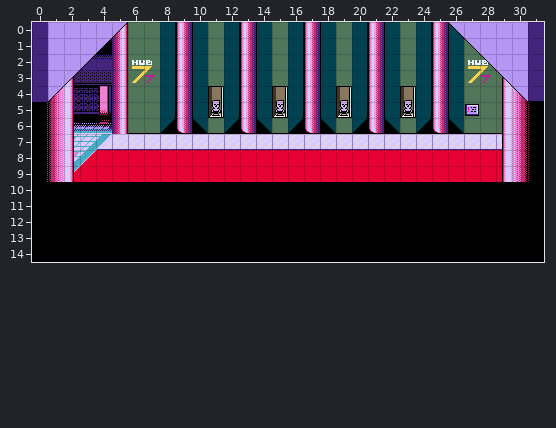
Tiled map: Assets/Maps/Mall-B9.tmx. Above, as it was before the edit.
Cells are 16x16 px. Shown: x 0..31, y 0..14.
Now the later version:
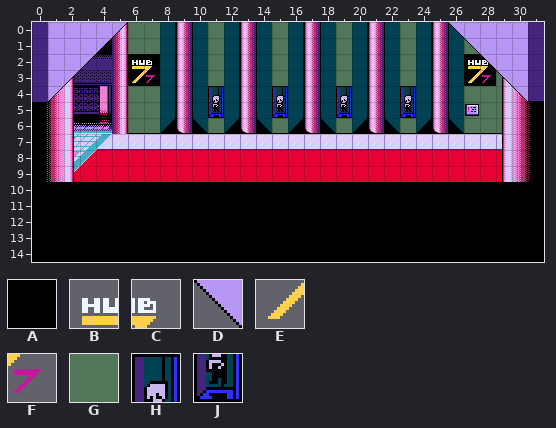
Key: from "mall-tiles": A 128, B 301, C 302, D 309, E 317, F 318, G 325, H 391, J 407.
_ is an empty cell, # one hidden under a higher layer.
Tiles of an added or newly shown layer are drawn over the layers below it.
Commit: Added mall scene; extended camera movement script
Difference:
Layer "Shadows":
y 2..3: x 27..28 GG -> __
Layer "Wall":
y 2: x 6..7 GG -> ##; x 27..28 BC -> ##
y 3: x 6..7 GG -> ##; x 27..28 EF -> ##
Layer "Event Wall" (added):
y 4: x 11 _ -> H; x 15 _ -> H; x 19 _ -> H; x 23 _ -> H
y 5: x 11 _ -> J; x 15 _ -> J; x 19 _ -> J; x 23 _ -> J
Layer "Wall 2":
y 2: x 6..7 BC -> AA; x 27..28 _D -> AA
y 3: x 6..7 EF -> AA; x 27..28 __ -> AA
Layer "Objects":
y 2: x 6..7 __ -> BC; x 27..28 __ -> BC
y 3: x 6..7 __ -> EF; x 27..28 __ -> EF
Layer "Objects 2" (added):
y 2: x 28 _ -> D
